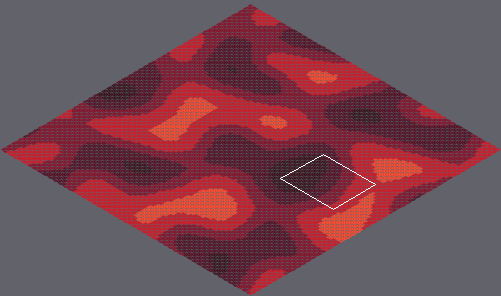
Two states of a Tiled map, marswars/resources/mapAssets/loadmap.tmx. The picture above shows the old version from afar; the outline marks the close-up.
Close-up. As it was:
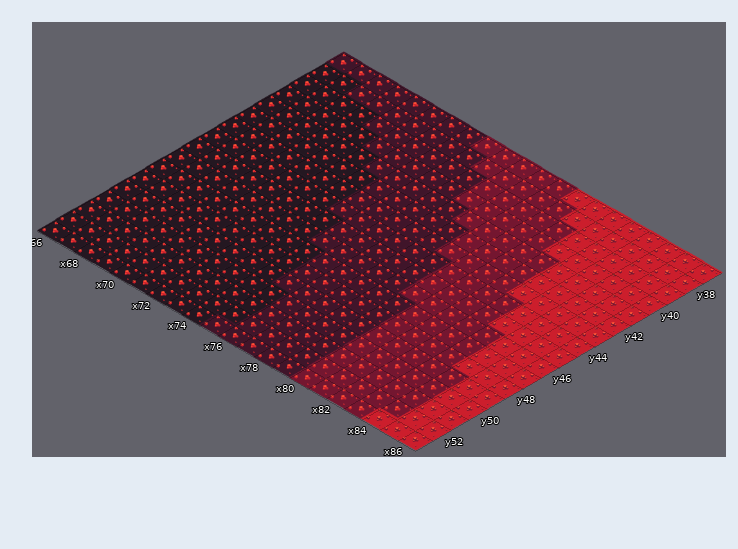
Cells are 55x32 px. Isometric: x runs down to the right, y down to the left. Shown: x 66..86, y 37..53. The commit also changed other parts of the map, which this record leaves out.
The same view after the edit:
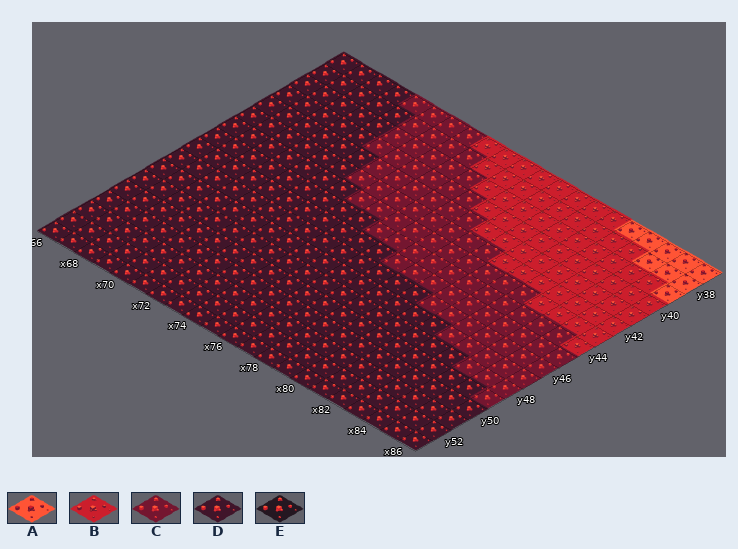
Key: from "tileset1": A 10 "mars006", B 11 "mars007", C 12 "mars008", D 13 "mars009", E 14 "mars010".
_ is an empty cell.
Diff:
Layer "Tile Layer 1":
Tile B gives way to tile A in row 37 at x 82 to 86; in row 38 at x 84 to 86; in row 39 at x 86.
Tile C gives way to tile B in row 37 at x 74 to 78; in row 38 at x 75 to 79; in row 39 at x 76 to 80; in row 40 at x 77 to 80; in row 41 at x 78 to 81; in row 42 at x 80 to 81.
Tile B gives way to tile C in row 43 at x 82; in row 44 at x 83 to 85; in row 45 at x 83 to 86; in rows 46 to 48 at x 84 to 86; in row 49 at x 86.
Tile D gives way to tile C in row 37 at x 70 to 73; in row 38 at x 71 to 74; in rows 39 to 40 at x 71 to 75; in row 41 at x 72 to 76; in rows 42 to 43 at x 73 to 77; in row 44 at x 75 to 78.
Tile D gives way to tile C in row 45 at x 77 to 78.
Tile E gives way to tile C in row 42 at x 72.
Tile B gives way to tile D in row 49 at x 85; in rows 50 to 52 at x 85 to 86; in row 53 at x 84 to 86.
Tile C gives way to tile D in row 46 at x 79; in row 47 at x 80 to 81; in row 48 at x 80 to 83; in rows 49 to 52 at x 80 to 84; in row 53 at x 80 to 83.
Tile E gives way to tile D in row 38 at x 66 to 67; in row 39 at x 66 to 69; in row 40 at x 66 to 70; in rows 41 to 42 at x 66 to 71; in rows 43 to 44 at x 66 to 72; in rows 45 to 46 at x 66 to 73.
Tile E gives way to tile D in rows 47 to 49 at x 66 to 74; in rows 50 to 52 at x 66 to 75; in row 53 at x 66 to 74.
Changed places in both close-ups, as pixel boxes (x1, y1, x2, y2):
changed: (37, 62, 579, 451)
changed: (614, 219, 723, 305)
